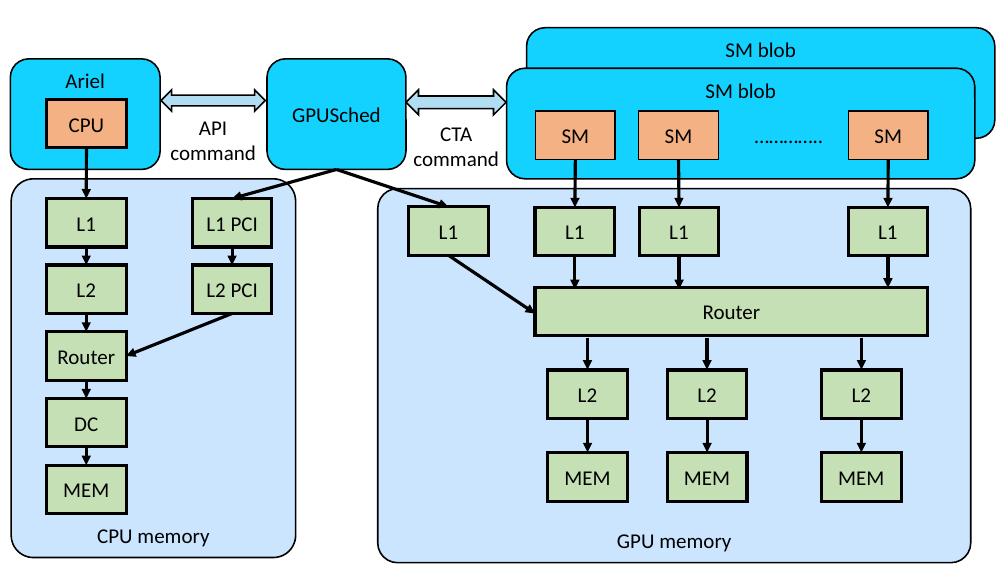
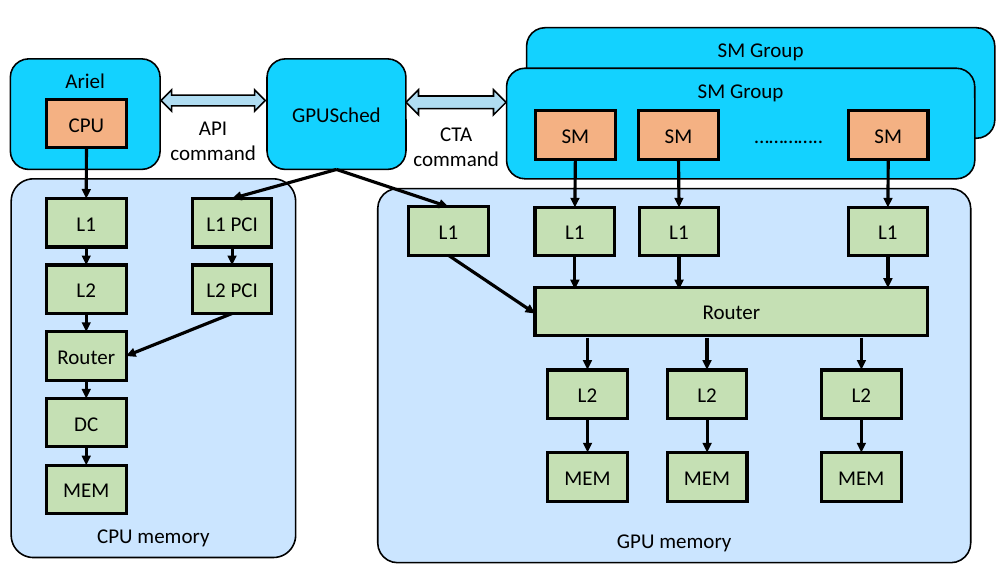
Before and after one commit to yechen3/sandia-tr, a slide deck: slide 4 of figures/scheduler.pptx. Drawn at 1008x567 pixels with LibreOffice and Linux fonts; fonts in the diff are those of the drawing. Boxes give left, top, right and bottom in pixels: in the first picture for what was removed or moved away, otherwise in the second. Text is boxed around its words. In the diff, an @@ line names an element or a change of style, - is before the commit and + after.

```diff
--- a/figures/scheduler.pptx
+++ b/figures/scheduler.pptx
@@ text in rounded rectangle at (718, 43, 803, 61): text changed @@
-SM blob
+SM Group
@@ text in rounded rectangle at (698, 84, 783, 102): text changed @@
-SM blob
+SM Group
```
Also in this commit, not shown: 3 other slides changed, 8 other files.
